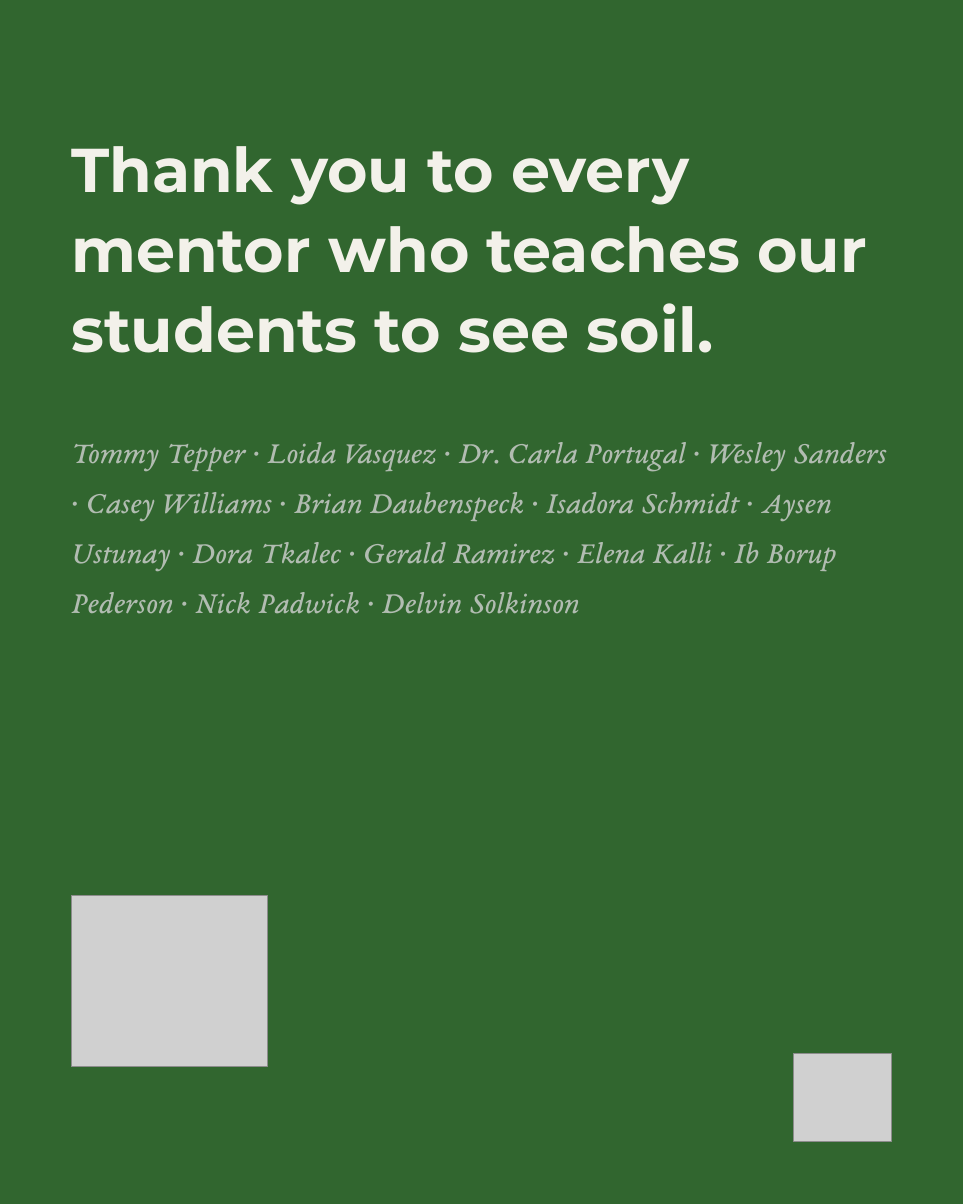
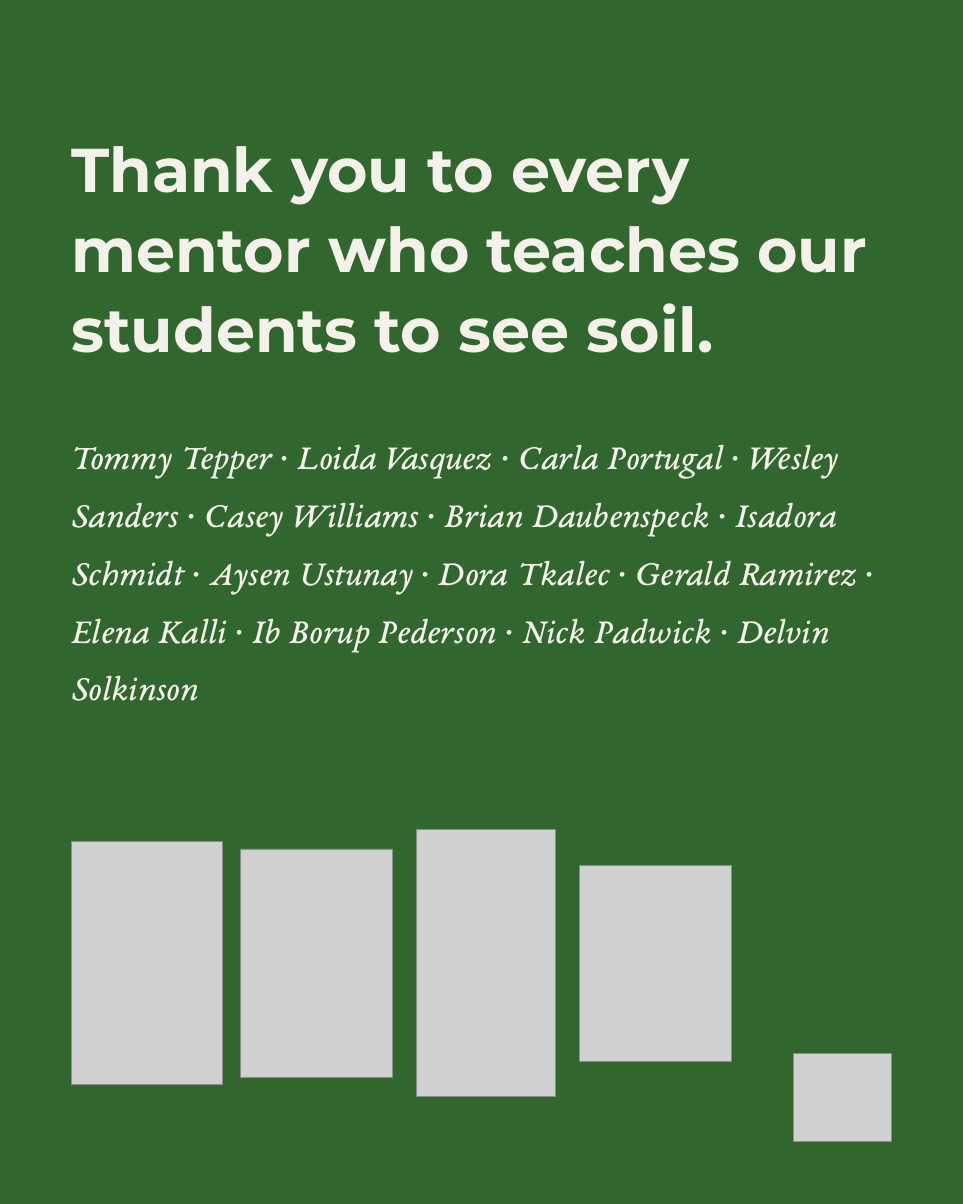
Before and after one commit to linneamoritznyc/SFW-SocialMedia, a slide deck: slide 16 of templates/posts/october/05-10-2026-mon-ig-teachers-day-v2.pptx (slide 6 before the commit). Drawn at 963x1204 pixels with LibreOffice and Linux fonts; fonts in the diff are those of the drawing; grey boxes stand for pictures. Boxes give left, top, right and bottom in pixels: in the first picture for what was removed or moved away, otherwise in the second. Text is boxed around its words. In the diff, an @@ line names an element or a change of style, - is before the commit and + after.

```diff
--- a/templates/posts/october/05-10-2026-mon-ig-teachers-day-v2.pptx
+++ b/templates/posts/october/05-10-2026-mon-ig-teachers-day-v2.pptx
@@ text at (71,444,857,701): text changed; size 26 to 30 pt; text colour #B1BCB1 to #F3F1EA @@
-Tommy Tepper · Loida Vasquez · Dr. Carla Portugal · Wesley Sanders · Casey Williams · Brian Daubenspeck · Isadora Schmidt · Aysen Ustunay · Dora Tkalec · Gerald Ramirez · Elena Kalli · Ib Borup Pederson · Nick Padwick · Delvin Solkinson
+Tommy Tepper · Loida Vasquez · Carla Portugal · Wesley Sanders · Casey Williams · Brian Daubenspeck · Isadora Schmidt · Aysen Ustunay · Dora Tkalec · Gerald Ramirez · Elena Kalli · Ib Borup Pederson · Nick Padwick · Delvin Solkinson
@@ picture added at (416,829,556,1097) @@
@@ picture: place and size @@
-picture at (71,895,267,1067)
+picture at (71,841,223,1084)
@@ picture added at (241,849,392,1078) @@
@@ picture added at (580,865,731,1061) @@
```
Also in this commit, not shown: 4 other slides changed, 11 slides added, 1 slide removed, 20 other files.
